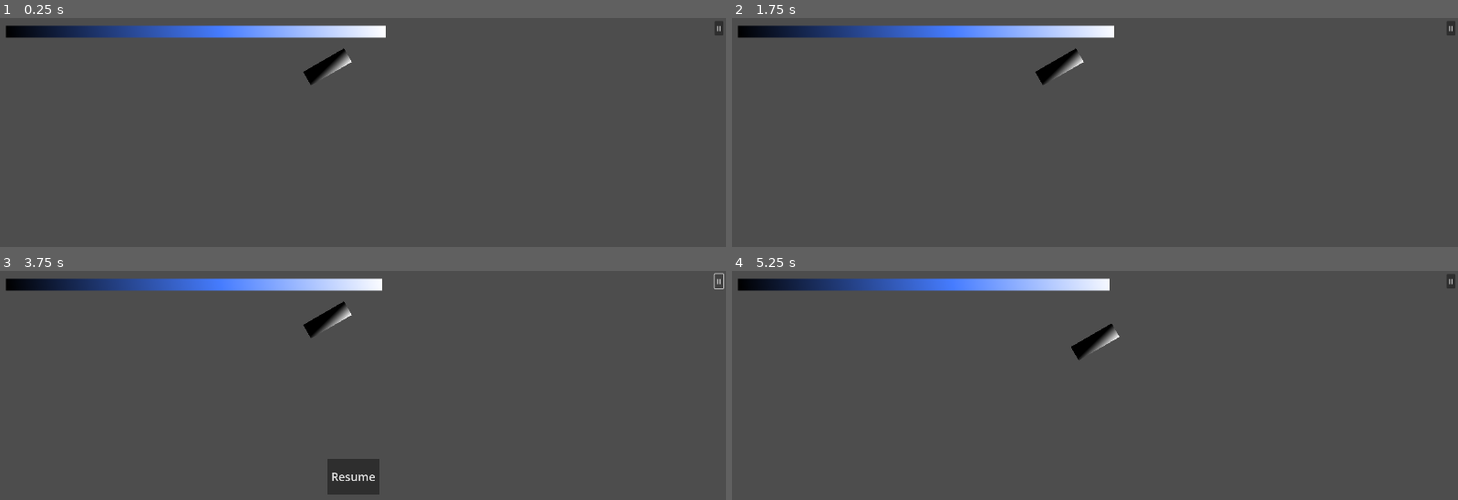
Above: before the commit, frames 1-4 (two rows, left to right).
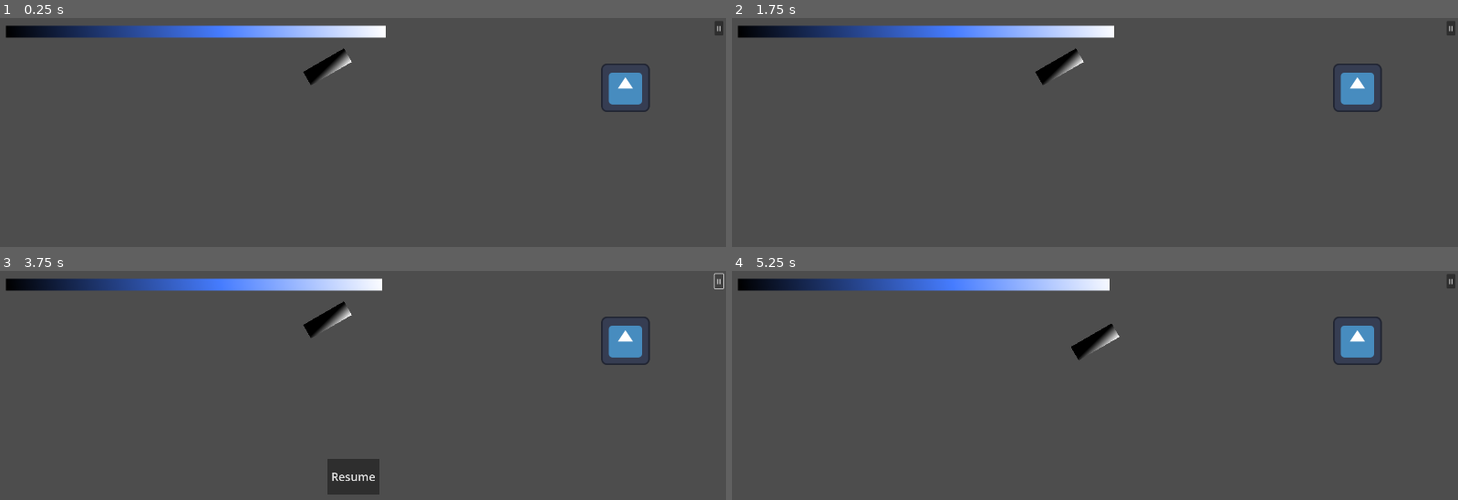
Above: after the commit, the same moments.

Repository: Inquisitor718/Casa-de-Penguin
Game: Godot game, scene res://Scenes/Kitchen.tscn
The game is run twice, just before and just after one commit, with the same random seed, the same clock (stepped at 60 frames per second) and the same inputs. This scene is started directly instead of the project's main scene. The engine's default icon, where the game draws it, is replaced by a stand-in: a white triangle on a blue panel in a dark square.
Inputs (mouse positions are in pixels of both pictures, inside the frame that each line leads up to):
- Up to frame 1 (0.25 s): no input
- Up to frame 2 (1.75 s): click "II" at 0.5 s; click "Resume" at 1.25 s
- Up to frame 3 (3.75 s): click "II" at 2 s; click "Resume" at 2.75 s; click "II" at 3.5 s
- Up to frame 4 (5.25 s): click "Resume" at 4.25 s; tap Enter at 5 s; drag from (1058, 319) to (1167, 385) at 5.02 s

The runs differ from the first frame. In frame 1, 0.9% of the frame differs, in the area x 82-90%, y 19-42%; in frame 2, 0.9%; in frame 3, 0.9%; in frame 4, 0.9%.

Commit message:
connected new

Diff:
--- a/casa-de-penguin/Pond.gd
+++ b/casa-de-penguin/Pond.gd
@@ -1,9 +1,8 @@
 extends Node2D
 
-@export var mainscene_transisiton: PackedScene
+@export var home: PackedScene
 @export var fish_interval := 6.0
 @export var reel_interval := 5.0
-
 @export var click_gain := 12.5
 
 # Difficulty tuning
@@ -14,6 +13,8 @@
 var IsFish := false
 var decay_block_time := 0.0
 
+@onready var timer = $Timer
+@onready var progress_bar = $CanvasLayer/TextureProgressBar
 @onready var rod: AnimatedSprite2D = $AnimatedSprite2D
 @onready var reel: TextureProgressBar = $reel
 
@@ -45,6 +46,8 @@
 	print("fish ended")
 
 func _process(delta: float) -> void:
+	progress_bar.max_value= timer.wait_time
+	progress_bar.value=timer.time_left
 	if not IsFish:
 		return
 
@@ -71,4 +74,4 @@
 
 
 func _on_timer_timeout() -> void:
-	get_tree().change_scene_to_packed(mainscene_transisiton)
+	get_tree().change_scene_to_packed(home)
--- a/casa-de-penguin/Pond.tscn
+++ /dev/null
@@ -1,174 +0,0 @@
-[gd_scene load_steps=23 format=3 uid="uid://dpadm7edd2eb0"]
-
-[ext_resource type="Script" uid="uid://djvirrobmke7h" path="res://Pond.gd" id="1_4nafw"]
-[ext_resource type="Texture2D" uid="uid://bxkdtofujphu3" path="res://icon.svg" id="2_mck8p"]
-[ext_resource type="PackedScene" uid="uid://d3yxwak4tgxpc" path="res://Scenes/main.tscn" id="2_n1mv4"]
-
-[sub_resource type="AtlasTexture" id="AtlasTexture_4nafw"]
-atlas = ExtResource("2_mck8p")
-region = Rect2(0, 0, 32, 32)
-
-[sub_resource type="AtlasTexture" id="AtlasTexture_mck8p"]
-atlas = ExtResource("2_mck8p")
-region = Rect2(32, 0, 32, 32)
-
-[sub_resource type="AtlasTexture" id="AtlasTexture_n1mv4"]
-atlas = ExtResource("2_mck8p")
-region = Rect2(64, 0, 32, 32)
-
-[sub_resource type="AtlasTexture" id="AtlasTexture_oi6nm"]
-atlas = ExtResource("2_mck8p")
-region = Rect2(96, 0, 32, 32)
-
-[sub_resource type="AtlasTexture" id="AtlasTexture_j5sfh"]
-atlas = ExtResource("2_mck8p")
-region = Rect2(0, 32, 32, 32)
-
-[sub_resource type="AtlasTexture" id="AtlasTexture_4uiu4"]
-atlas = ExtResource("2_mck8p")
-region = Rect2(32, 32, 32, 32)
-
-[sub_resource type="AtlasTexture" id="AtlasTexture_28mkc"]
-atlas = ExtResource("2_mck8p")
-region = Rect2(64, 32, 32, 32)
-
-[sub_resource type="AtlasTexture" id="AtlasTexture_g0qa5"]
-atlas = ExtResource("2_mck8p")
-region = Rect2(96, 32, 32, 32)
-
-[sub_resource type="AtlasTexture" id="AtlasTexture_0e5qn"]
-atlas = ExtResource("2_mck8p")
-region = Rect2(0, 64, 32, 32)
-
-[sub_resource type="AtlasTexture" id="AtlasTexture_df7yq"]
-atlas = ExtResource("2_mck8p")
-region = Rect2(32, 64, 32, 32)
-
-[sub_resource type="AtlasTexture" id="AtlasTexture_fu68a"]
-atlas = ExtResource("2_mck8p")
-region = Rect2(64, 64, 32, 32)
-
-[sub_resource type="AtlasTexture" id="AtlasTexture_d4phy"]
-atlas = ExtResource("2_mck8p")
-region = Rect2(96, 64, 32, 32)
-
-[sub_resource type="AtlasTexture" id="AtlasTexture_kk6oc"]
-atlas = ExtResource("2_mck8p")
-region = Rect2(0, 96, 32, 32)
-
-[sub_resource type="AtlasTexture" id="AtlasTexture_b1blv"]
-atlas = ExtResource("2_mck8p")
-region = Rect2(32, 96, 32, 32)
-
-[sub_resource type="AtlasTexture" id="AtlasTexture_vapfn"]
-atlas = ExtResource("2_mck8p")
-region = Rect2(64, 96, 32, 32)
-
-[sub_resource type="AtlasTexture" id="AtlasTexture_iupan"]
-atlas = ExtResource("2_mck8p")
-region = Rect2(96, 96, 32, 32)
-
-[sub_resource type="SpriteFrames" id="SpriteFrames_j2b25"]
-animations = [{
-"frames": [{
-"duration": 1.0,
-"texture": SubResource("AtlasTexture_4nafw")
-}, {
-"duration": 1.0,
-"texture": SubResource("AtlasTexture_mck8p")
-}, {
-"duration": 1.0,
-"texture": SubResource("AtlasTexture_n1mv4")
-}, {
-"duration": 1.0,
-"texture": SubResource("AtlasTexture_oi6nm")
-}, {
-"duration": 1.0,
-"texture": SubResource("AtlasTexture_j5sfh")
-}, {
-"duration": 1.0,
-"texture": SubResource("AtlasTexture_4uiu4")
-}, {
-"duration": 1.0,
-"texture": SubResource("AtlasTexture_28mkc")
-}, {
-"duration": 1.0,
-"texture": SubResource("AtlasTexture_g0qa5")
-}, {
-"duration": 1.0,
-"texture": SubResource("AtlasTexture_0e5qn")
-}, {
-"duration": 1.0,
-"texture": SubResource("AtlasTexture_df7yq")
-}, {
-"duration": 1.0,
-"texture": SubResource("AtlasTexture_fu68a")
-}, {
-"duration": 1.0,
-"texture": SubResource("AtlasTexture_d4phy")
-}, {
-"duration": 1.0,
-"texture": SubResource("AtlasTexture_kk6oc")
-}, {
-"duration": 1.0,
-"texture": SubResource("AtlasTexture_b1blv")
-}, {
-"duration": 1.0,
-"texture": SubResource("AtlasTexture_vapfn")
-}, {
-"duration": 1.0,
-"texture": SubResource("AtlasTexture_iupan")
-}],
-"loop": false,
-"name": &"default",
-"speed": 3.0
-}]
-
-[sub_resource type="Gradient" id="Gradient_4nafw"]
-
-[sub_resource type="GradientTexture2D" id="GradientTexture2D_mck8p"]
-gradient = SubResource("Gradient_4nafw")
-
-[node name="Node2D" type="Node2D"]
-script = ExtResource("1_4nafw")
-mainscene_transisiton = ExtResource("2_n1mv4")
-
-[node name="FishingRod" type="Sprite2D" parent="."]
-visible = false
-position = Vector2(570, 277.00003)
-rotation = 0.6191672
-scale = Vector2(1, 0.3203125)
-texture = ExtResource("2_mck8p")
-
-[node name="AnimatedSprite2D" type="AnimatedSprite2D" parent="."]
-position = Vector2(619, 329)
-rotation = 0.7378773
-scale = Vector2(7.17278, 1.4098897)
-sprite_frames = SubResource("SpriteFrames_j2b25")
-frame = 15
-frame_progress = 1.0
-
-[node name="TextureButton" type="TextureButton" parent="."]
-offset_left = 706.00006
-offset_top = 262.0
-offset_right = 834.00006
-offset_bottom = 390.0
-scale = Vector2(1.2932451, 2.3648899)
-texture_normal = ExtResource("2_mck8p")
-
-[node name="reel" type="TextureProgressBar" parent="."]
-offset_left = 69.0
-offset_top = 565.0
-offset_right = 217.06238
-offset_bottom = 693.0
-rotation = -1.5707964
-scale = Vector2(3.607644, 0.5108847)
-texture_progress = SubResource("GradientTexture2D_mck8p")
-
-[node name="Timer" type="Timer" parent="."]
-wait_time = 30.0
-one_shot = true
-autostart = true
-
-[connection signal="pressed" from="TextureButton" to="." method="_on_texture_button_pressed"]
-[connection signal="timeout" from="Timer" to="." method="_on_timer_timeout"]
--- a/casa-de-penguin/Scenes/Chain.tscn
+++ b/casa-de-penguin/Scenes/Chain.tscn
@@ -1,6 +1,5 @@
-[gd_scene load_steps=4 format=3 uid="uid://dqkdmfcj41bim"]
+[gd_scene load_steps=3 format=3 uid="uid://dqkdmfcj41bim"]
 
-[ext_resource type="Script" uid="uid://dnvtwikxsgewy" path="res://Scripts/chain.gd" id="1_oeqib"]
 [ext_resource type="Texture2D" uid="uid://bxkdtofujphu3" path="res://icon.svg" id="2_u2rjf"]
 
 [sub_resource type="CapsuleShape2D" id="CapsuleShape2D_wtv3q"]
@@ -8,8 +7,6 @@
 height = 74.0
 
 [node name="Node2D" type="Node2D"]
-script = ExtResource("1_oeqib")
-spill_thershold = 10.0
 
 [node name="Chain123" type="Area2D" parent="."]
 
--- a/casa-de-penguin/Scenes/Kitchen.tscn
+++ b/casa-de-penguin/Scenes/Kitchen.tscn
@@ -1,6 +1,7 @@
-[gd_scene load_steps=2 format=3 uid="uid://b47dnlbyly1av"]
+[gd_scene load_steps=3 format=3 uid="uid://b47dnlbyly1av"]
 
 [ext_resource type="PackedScene" uid="uid://bs2ynfyt0nf3y" path="res://Scenes/fish.tscn" id="2_23qos"]
+[ext_resource type="Texture2D" uid="uid://bxkdtofujphu3" path="res://icon.svg" id="3_6pjjr"]
 
 [node name="Node2D" type="Node2D"]
 metadata/_edit_horizontal_guides_ = [134.0]
@@ -10,8 +11,18 @@
 position = Vector2(870, 129)
 
 [node name="Timer" type="Timer" parent="."]
-wait_time = 30.0
+wait_time = 15.0
 one_shot = true
 autostart = true
 
+[node name="CanvasLayer" type="CanvasLayer" parent="."]
+
+[node name="TextureProgressBar" type="TextureProgressBar" parent="CanvasLayer"]
+offset_left = 1591.0
+offset_top = 120.0
+offset_right = 1719.0
+offset_bottom = 248.0
+value = 100.0
+texture_progress = ExtResource("3_6pjjr")
+
 [connection signal="timeout" from="Timer" to="Node2D" method="_on_timer_timeout"]
--- a/casa-de-penguin/Scenes/Pond.tscn
+++ b/casa-de-penguin/Scenes/Pond.tscn
@@ -1,5 +1,184 @@
-[gd_scene format=3 uid="uid://jm77fh6jhdxx"]
+[gd_scene load_steps=23 format=3 uid="uid://dpadm7edd2eb0"]
 
-[node name="room2" type="Node2D"]
+[ext_resource type="Script" uid="uid://djvirrobmke7h" path="res://Pond.gd" id="1_4nafw"]
+[ext_resource type="PackedScene" uid="uid://1v76j3t52gdp" path="res://home.tscn" id="2_jfnhc"]
+[ext_resource type="Texture2D" uid="uid://bxkdtofujphu3" path="res://icon.svg" id="2_mck8p"]
 
-[node name="Sprite2D" type="Sprite2D" parent="."]
+[sub_resource type="AtlasTexture" id="AtlasTexture_4nafw"]
+atlas = ExtResource("2_mck8p")
+region = Rect2(0, 0, 32, 32)
+
+[sub_resource type="AtlasTexture" id="AtlasTexture_mck8p"]
+atlas = ExtResource("2_mck8p")
+region = Rect2(32, 0, 32, 32)
+
+[sub_resource type="AtlasTexture" id="AtlasTexture_n1mv4"]
+atlas = ExtResource("2_mck8p")
+region = Rect2(64, 0, 32, 32)
+
+[sub_resource type="AtlasTexture" id="AtlasTexture_oi6nm"]
+atlas = ExtResource("2_mck8p")
+region = Rect2(96, 0, 32, 32)
+
+[sub_resource type="AtlasTexture" id="AtlasTexture_j5sfh"]
+atlas = ExtResource("2_mck8p")
+region = Rect2(0, 32, 32, 32)
+
+[sub_resource type="AtlasTexture" id="AtlasTexture_4uiu4"]
+atlas = ExtResource("2_mck8p")
+region = Rect2(32, 32, 32, 32)
+
+[sub_resource type="AtlasTexture" id="AtlasTexture_28mkc"]
+atlas = ExtResource("2_mck8p")
+region = Rect2(64, 32, 32, 32)
+
+[sub_resource type="AtlasTexture" id="AtlasTexture_g0qa5"]
+atlas = ExtResource("2_mck8p")
+region = Rect2(96, 32, 32, 32)
+
+[sub_resource type="AtlasTexture" id="AtlasTexture_0e5qn"]
+atlas = ExtResource("2_mck8p")
+region = Rect2(0, 64, 32, 32)
+
+[sub_resource type="AtlasTexture" id="AtlasTexture_df7yq"]
+atlas = ExtResource("2_mck8p")
+region = Rect2(32, 64, 32, 32)
+
+[sub_resource type="AtlasTexture" id="AtlasTexture_fu68a"]
+atlas = ExtResource("2_mck8p")
+region = Rect2(64, 64, 32, 32)
+
+[sub_resource type="AtlasTexture" id="AtlasTexture_d4phy"]
+atlas = ExtResource("2_mck8p")
+region = Rect2(96, 64, 32, 32)
+
+[sub_resource type="AtlasTexture" id="AtlasTexture_kk6oc"]
+atlas = ExtResource("2_mck8p")
+region = Rect2(0, 96, 32, 32)
+
+[sub_resource type="AtlasTexture" id="AtlasTexture_b1blv"]
+atlas = ExtResource("2_mck8p")
+region = Rect2(32, 96, 32, 32)
+
+[sub_resource type="AtlasTexture" id="AtlasTexture_vapfn"]
+atlas = ExtResource("2_mck8p")
+region = Rect2(64, 96, 32, 32)
+
+[sub_resource type="AtlasTexture" id="AtlasTexture_iupan"]
+atlas = ExtResource("2_mck8p")
+region = Rect2(96, 96, 32, 32)
+
+[sub_resource type="SpriteFrames" id="SpriteFrames_j2b25"]
+animations = [{
+"frames": [{
+"duration": 1.0,
+"texture": SubResource("AtlasTexture_4nafw")
+}, {
+"duration": 1.0,
+"texture": SubResource("AtlasTexture_mck8p")
+}, {
+"duration": 1.0,
+"texture": SubResource("AtlasTexture_n1mv4")
+}, {
+"duration": 1.0,
+"texture": SubResource("AtlasTexture_oi6nm")
+}, {
+"duration": 1.0,
+"texture": SubResource("AtlasTexture_j5sfh")
+}, {
+"duration": 1.0,
+"texture": SubResource("AtlasTexture_4uiu4")
+}, {
+"duration": 1.0,
+"texture": SubResource("AtlasTexture_28mkc")
+}, {
+"duration": 1.0,
+"texture": SubResource("AtlasTexture_g0qa5")
+}, {
+"duration": 1.0,
+"texture": SubResource("AtlasTexture_0e5qn")
+}, {
+"duration": 1.0,
+"texture": SubResource("AtlasTexture_df7yq")
+}, {
+"duration": 1.0,
+"texture": SubResource("AtlasTexture_fu68a")
+}, {
+"duration": 1.0,
+"texture": SubResource("AtlasTexture_d4phy")
+}, {
+"duration": 1.0,
+"texture": SubResource("AtlasTexture_kk6oc")
+}, {
+"duration": 1.0,
+"texture": SubResource("AtlasTexture_b1blv")
+}, {
+"duration": 1.0,
+"texture": SubResource("AtlasTexture_vapfn")
+}, {
+"duration": 1.0,
+"texture": SubResource("AtlasTexture_iupan")
+}],
+"loop": false,
+"name": &"default",
+"speed": 3.0
+}]
+
+[sub_resource type="Gradient" id="Gradient_4nafw"]
+
+[sub_resource type="GradientTexture2D" id="GradientTexture2D_mck8p"]
+gradient = SubResource("Gradient_4nafw")
+
+[node name="Node2D" type="Node2D"]
+script = ExtResource("1_4nafw")
+home = ExtResource("2_jfnhc")
+
+[node name="FishingRod" type="Sprite2D" parent="."]
+visible = false
+position = Vector2(570, 277.00003)
+rotation = 0.6191672
+scale = Vector2(1, 0.3203125)
+texture = ExtResource("2_mck8p")
+
+[node name="AnimatedSprite2D" type="AnimatedSprite2D" parent="."]
+position = Vector2(619, 329)
+rotation = 0.7378773
+scale = Vector2(7.17278, 1.4098897)
+sprite_frames = SubResource("SpriteFrames_j2b25")
+frame = 15
+frame_progress = 1.0
+
+[node name="TextureButton" type="TextureButton" parent="."]
+offset_left = 706.00006
+offset_top = 262.0
+offset_right = 834.00006
+offset_bottom = 390.0
+scale = Vector2(1.2932451, 2.3648899)
+texture_normal = ExtResource("2_mck8p")
+
+[node name="reel" type="TextureProgressBar" parent="."]
+offset_left = 69.0
+offset_top = 565.0
+offset_right = 217.06238
+offset_bottom = 693.0
+rotation = -1.5707964
+scale = Vector2(3.607644, 0.5108847)
+texture_progress = SubResource("GradientTexture2D_mck8p")
+
+[node name="CanvasLayer" type="CanvasLayer" parent="."]
+
+[node name="TextureProgressBar" type="TextureProgressBar" parent="CanvasLayer"]
+offset_left = 1406.0
+offset_top = 131.0
+offset_right = 1446.0
+offset_bottom = 171.0
+value = 100.0
+texture_progress = ExtResource("2_mck8p")
+
+[node name="Timer" type="Timer" parent="."]
+wait_time = 15.0
+one_shot = true
+autostart = true
+
+[connection signal="pressed" from="TextureButton" to="." method="_on_texture_button_pressed"]
+[connection signal="timeout" from="Timer" to="." method="_on_timer_timeout"]
--- /dev/null
+++ b/casa-de-penguin/Scenes/kitchen.gd
@@ -0,0 +1,11 @@
+extends Node2D
+
+
+# Called when the node enters the scene tree for the first time.
+func _ready() -> void:
+	pass # Replace with function body.
+
+
+# Called every frame. 'delta' is the elapsed time since the previous frame.
+func _process(delta: float) -> void:
+	pass
--- a/casa-de-penguin/Scenes/kitchen.tscn
+++ b/casa-de-penguin/Scenes/kitchen.tscn
@@ -1,6 +1,7 @@
-[gd_scene load_steps=2 format=3 uid="uid://b47dnlbyly1av"]
+[gd_scene load_steps=3 format=3 uid="uid://b47dnlbyly1av"]
 
 [ext_resource type="PackedScene" uid="uid://bs2ynfyt0nf3y" path="res://Scenes/fish.tscn" id="2_23qos"]
+[ext_resource type="Texture2D" uid="uid://bxkdtofujphu3" path="res://icon.svg" id="3_6pjjr"]
 
 [node name="Node2D" type="Node2D"]
 metadata/_edit_horizontal_guides_ = [134.0]
@@ -10,8 +11,18 @@
 position = Vector2(870, 129)
 
 [node name="Timer" type="Timer" parent="."]
-wait_time = 30.0
+wait_time = 15.0
 one_shot = true
 autostart = true
 
+[node name="CanvasLayer" type="CanvasLayer" parent="."]
+
+[node name="TextureProgressBar" type="TextureProgressBar" parent="CanvasLayer"]
+offset_left = 1591.0
+offset_top = 120.0
+offset_right = 1719.0
+offset_bottom = 248.0
+value = 100.0
+texture_progress = ExtResource("3_6pjjr")
+
 [connection signal="timeout" from="Timer" to="Node2D" method="_on_timer_timeout"]
--- a/casa-de-penguin/Scenes/main_expired.tscn
+++ b/casa-de-penguin/Scenes/main_expired.tscn
@@ -11,7 +11,7 @@
 [ext_resource type="PackedScene" uid="uid://26n3qaq1gt81" path="res://Scenes/Penguin.tscn" id="8_344ge"]
 [ext_resource type="PackedScene" uid="uid://bs2ynfyt0nf3y" path="res://Scenes/fish.tscn" id="8_d1ilt"]
 [ext_resource type="PackedScene" uid="uid://bjeek4rb56exk" path="res://Scenes/fire_place.tscn" id="9_6iyac"]
-[ext_resource type="PackedScene" uid="uid://dpadm7edd2eb0" path="res://Pond.tscn" id="10_fdnlq"]
+[ext_resource type="PackedScene" uid="uid://dpadm7edd2eb0" path="res://Scenes/Pond.tscn" id="10_fdnlq"]
 
 [sub_resource type="PackedScene" id="PackedScene_fdnlq"]
 _bundled = {
--- a/casa-de-penguin/Scripts/progres Bar.gd
+++ b/casa-de-penguin/Scripts/progres Bar.gd
@@ -3,8 +3,8 @@
 
 var fish_count: int = 4
 var hot_choco: int = 2
+var Comfy_Points: int = 0
 
-var Comfy_Points
 var MaxEnergy : float= 100.0
 var Current_Energy : float = 100.0
 var Decay_Rate : float = 0.5
--- /dev/null
+++ b/casa-de-penguin/home.gd
@@ -0,0 +1,32 @@
+extends Node2D
+
+@export var Snowman: PackedScene
+@export var Pond: PackedScene
+@export var Fireplace: PackedScene
+@export var Kitchen: PackedScene
+
+
+# Called when the node enters the scene tree for the first time.
+func _ready() -> void:
+	pass # Replace with function body.
+
+
+# Called every frame. 'delta' is the elapsed time since the previous frame.
+func _process(delta: float) -> void:
+	pass
+
+
+func _on_texture_button_pressed() -> void:
+	get_tree().change_scene_to_packed(Snowman)
+
+
+func _on_pond_button_pressed() -> void:
+	get_tree().change_scene_to_packed(Pond)
+
+
+func _on_fireplace_pressed() -> void:
+	get_tree().change_scene_to_packed(Fireplace)
+
+
+func _on_kitchen_pressed() -> void:
+	get_tree().change_scene_to_packed(Kitchen)
--- /dev/null
+++ b/casa-de-penguin/home.tscn
@@ -0,0 +1,61 @@
+[gd_scene load_steps=9 format=3 uid="uid://1v76j3t52gdp"]
+
+[ext_resource type="Script" uid="uid://bdivaq32uc6dp" path="res://home.gd" id="1_1ey7h"]
+[ext_resource type="PackedScene" uid="uid://dm00hdsb8yor3" path="res://Scenes/Snowman.tscn" id="2_o1ld7"]
+[ext_resource type="PackedScene" uid="uid://dpadm7edd2eb0" path="res://Scenes/Pond.tscn" id="3_2ayvv"]
+[ext_resource type="Texture2D" uid="uid://bxkdtofujphu3" path="res://icon.svg" id="3_o1ld7"]
+[ext_resource type="PackedScene" uid="uid://bjeek4rb56exk" path="res://Scenes/fire_place.tscn" id="4_lxycn"]
+[ext_resource type="PackedScene" uid="uid://b47dnlbyly1av" path="res://Scenes/kitchen.tscn" id="5_vqw7c"]
+
+[sub_resource type="Gradient" id="Gradient_2ayvv"]
+
+[sub_resource type="GradientTexture2D" id="GradientTexture2D_w1mvj"]
+gradient = SubResource("Gradient_2ayvv")
+
+[node name="Home" type="Node2D"]
+script = ExtResource("1_1ey7h")
+Snowman = ExtResource("2_o1ld7")
+Pond = ExtResource("3_2ayvv")
+Fireplace = ExtResource("4_lxycn")
+Kitchen = ExtResource("5_vqw7c")
+
+[node name="Snowman Button" type="TextureButton" parent="."]
+offset_left = 1549.0
+offset_top = 169.0
+offset_right = 1714.0
+offset_bottom = 315.0
+texture_normal = ExtResource("3_o1ld7")
+
+[node name="Pond Button" type="TextureButton" parent="."]
+offset_left = 1347.0
+offset_top = 823.0
+offset_right = 1571.0
+offset_bottom = 863.0
+texture_normal = ExtResource("3_o1ld7")
+
+[node name="Fireplace" type="TextureButton" parent="."]
+offset_left = 664.0
+offset_top = 167.0
+offset_right = 979.0
+offset_bottom = 309.0
+texture_normal = ExtResource("3_o1ld7")
+
+[node name="Kitchen" type="TextureButton" parent="."]
+offset_left = 448.0
+offset_top = 570.0
+offset_right = 770.0
+offset_bottom = 846.0
+texture_normal = SubResource("GradientTexture2D_w1mvj")
+
+[node name="Penguin1" type="Sprite2D" parent="."]
+position = Vector2(863, 501)
+texture = ExtResource("3_o1ld7")
+
+[node name="Penguin2" type="Sprite2D" parent="."]
+position = Vector2(1055, 501)
+texture = ExtResource("3_o1ld7")
+
+[connection signal="pressed" from="Snowman Button" to="." method="_on_texture_button_pressed"]
+[connection signal="pressed" from="Pond Button" to="." method="_on_pond_button_pressed"]
+[connection signal="pressed" from="Fireplace" to="." method="_on_fireplace_pressed"]
+[connection signal="pressed" from="Kitchen" to="." method="_on_kitchen_pressed"]
--- a/casa-de-penguin/scenes/Snowman.tscn
+++ b/casa-de-penguin/scenes/Snowman.tscn
@@ -1,7 +1,7 @@
 [gd_scene load_steps=6 format=3 uid="uid://dm00hdsb8yor3"]
 
 [ext_resource type="Script" uid="uid://n33x4211tglc" path="res://Scripts/snowman.gd" id="1_6m2of"]
-[ext_resource type="PackedScene" uid="uid://bs2ynfyt0nf3y" path="res://Scenes/fish.tscn" id="2_0exg2"]
+[ext_resource type="PackedScene" uid="uid://1v76j3t52gdp" path="res://home.tscn" id="2_0exg2"]
 [ext_resource type="Texture2D" uid="uid://bxkdtofujphu3" path="res://icon.svg" id="2_8nwud"]
 
 [sub_resource type="CircleShape2D" id="CircleShape2D_0hol4"]
@@ -12,7 +12,7 @@
 
 [node name="Node2D" type="Node2D"]
 script = ExtResource("1_6m2of")
-mainscene_transition = ExtResource("2_0exg2")
+home = ExtResource("2_0exg2")
 
 [node name="snowman_pos" type="Marker2D" parent="."]
 position = Vector2(578, 490)
@@ -37,8 +37,19 @@
 shape = SubResource("WorldBoundaryShape2D_0e48y")
 
 [node name="Timer" type="Timer" parent="."]
-wait_time = 30.0
+wait_time = 15.0
 one_shot = true
 autostart = true
 
+[node name="CanvasLayer" type="CanvasLayer" parent="."]
+
+[node name="TextureProgressBar" type="TextureProgressBar" parent="CanvasLayer"]
+anchors_preset = -1
+offset_left = 1311.0
+offset_top = 86.0
+offset_right = 1439.0
+offset_bottom = 214.0
+value = 100.0
+texture_progress = ExtResource("2_8nwud")
+
 [connection signal="timeout" from="Timer" to="." method="_on_timer_timeout"]
--- a/casa-de-penguin/scenes/fire_place.tscn
+++ b/casa-de-penguin/scenes/fire_place.tscn
@@ -1,9 +1,10 @@
-[gd_scene load_steps=11 format=3 uid="uid://bjeek4rb56exk"]
+[gd_scene load_steps=12 format=3 uid="uid://bjeek4rb56exk"]
 
 [ext_resource type="Script" uid="uid://ca4amg4wlm3e6" path="res://Scripts/fire_place.gd" id="1_7gyp6"]
 [ext_resource type="Script" uid="uid://bb1opt4ah3ilm" path="res://Scripts/fire_ring.gd" id="2_6tqpe"]
 [ext_resource type="PackedScene" uid="uid://be1hxx8qs8ilq" path="res://Scenes/poker.tscn" id="2_7gyp6"]
 [ext_resource type="PackedScene" uid="uid://cc8uhrey8qc28" path="res://Scenes/coal.tscn" id="2_x4ixd"]
+[ext_resource type="PackedScene" uid="uid://1v76j3t52gdp" path="res://home.tscn" id="3_ehpc3"]
 [ext_resource type="Texture2D" uid="uid://0l78rg8613eq" path="res://assets/198114-906539891_tiny-removebg-preview.png" id="5_e5wvw"]
 
 [sub_resource type="CircleShape2D" id="CircleShape2D_e5wvw"]
@@ -24,6 +25,7 @@
 [node name="FirePlace" type="Node2D"]
 script = ExtResource("1_7gyp6")
 coal_scene = ExtResource("2_x4ixd")
+home = ExtResource("3_ehpc3")
 
 [node name="Background" type="Sprite2D" parent="."]
 visible = false
@@ -94,6 +96,12 @@
 value = 100.0
 texture_progress = ExtResource("5_e5wvw")
 
+[node name="Change to main timer" type="Timer" parent="."]
+wait_time = 25.0
+one_shot = true
+autostart = true
+
 [connection signal="body_entered" from="FireRing" to="FireRing" method="_on_body_entered"]
 [connection signal="body_exited" from="FireRing" to="FireRing" method="_on_body_exited"]
 [connection signal="timeout" from="Timer" to="." method="_on_timer_timeout"]
+[connection signal="timeout" from="Change to main timer" to="." method="_on_change_to_main_timer_timeout"]
--- a/casa-de-penguin/scripts/fire_place.gd
+++ b/casa-de-penguin/scripts/fire_place.gd
@@ -2,6 +2,7 @@
 
 @export var coal_scene: PackedScene
 @export var coal_count := 30
+@export var home: PackedScene
 
 @onready var bar : TextureProgressBar = $TimerBar
 @onready var ring = $FireRing
@@ -96,3 +97,10 @@
 	tween.tween_property(label, "modulate:a", 0.0, 0.6)
 
 	tween.finished.connect(label.queue_free)
+
+
+
+
+
+func _on_change_to_main_timer_timeout() -> void:
+	get_tree().change_scene_to_packed(home)
--- a/casa-de-penguin/scripts/snowman.gd
+++ b/casa-de-penguin/scripts/snowman.gd
@@ -1,6 +1,10 @@
 extends Node2D
-@export var mainscene_transition: PackedScene
+@export var home: PackedScene
 @onready var snowman_pos: Marker2D = $snowman_pos
+
+@onready var timer = $Timer
+@onready var progress_bar = $CanvasLayer/TextureProgressBar
+
 var timeout=0
 @export var points:int
 var target_rot := 0.0
@@ -9,6 +13,8 @@
 var holding = false
 
 func _ready() -> void:
+
+
 	target_rot = snowman_pos.rotation
 	await get_tree().create_timer(15.0).timeout
 	timeout=1
@@ -31,6 +37,11 @@
 	).set_trans(Tween.TRANS_SINE).set_ease(Tween.EASE_OUT)
 
 func _process(delta: float) -> void:
+	progress_bar.max_value = timer.wait_time
+	progress_bar.value = timer.time_left
+
+
+
 	var wind=-0.3
 	if(timeout==0):
 		if (wind>0 and snowman_pos.global_rotation<1.5):
@@ -55,4 +66,4 @@
 
 
 func _on_timer_timeout() -> void:
-	get_tree().change_scene_to_packed(mainscene_transition)
+	get_tree().change_scene_to_packed(home)
Not shown, added: casa-de-penguin/Scenes/kitchen.gd.uid
Not shown, added: casa-de-penguin/home.gd.uid
